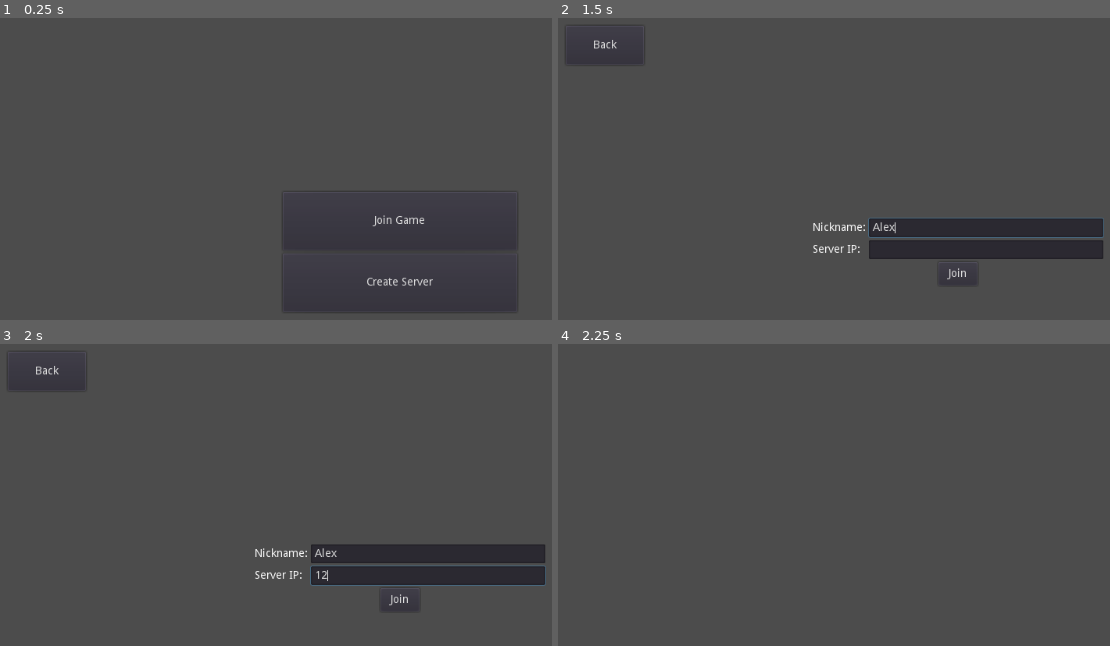
Above: before the commit, frames 1-4 (two rows, left to right).
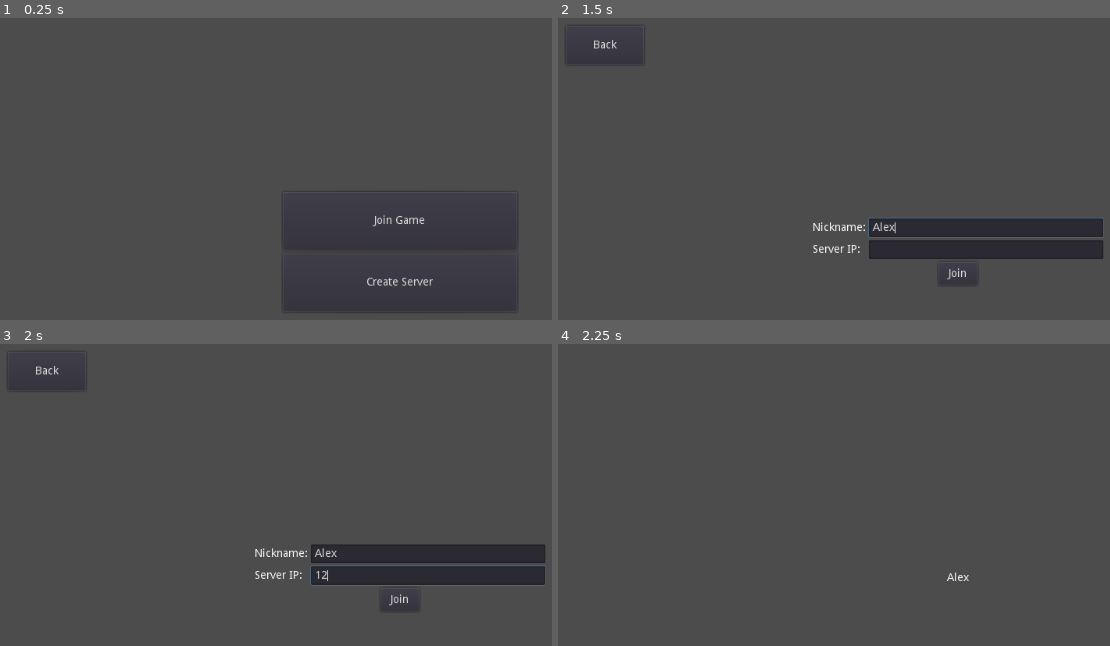
Above: after the commit, the same moments.

Repository: michalbie/Spinningeddon
Game: Godot game, scene res://Scenes/Main.tscn
The game is run twice, just before and just after one commit, with the same random seed, the same clock (stepped at 60 frames per second) and the same inputs.
Inputs (mouse positions are in pixels of both pictures, inside the frame that each line leads up to):
- Up to frame 1 (0.25 s): no input
- Up to frame 2 (1.5 s): click "Join Game" at 0.5 s; click (988, 226) at 1.27 s; type "Alex" at 1.35 s
- Up to frame 3 (2 s): click (430, 576) at 1.5 s; type "12" at 1.58 s
- Up to frame 4 (2.25 s): click "Join" at 2 s

Frames 1-3 are identical in both runs. In frame 4, less than 0.1% of the frame differs, in the area x 70-75%, y 75-79%.

Commit message:
Add unregistering disconnected players
Added unregistering disconnectoed players and removing them from lobby and players dictionary.

Diff:
--- a/Scenes/Lobby/Lobby.gd
+++ b/Scenes/Lobby/Lobby.gd
@@ -6,3 +6,9 @@
 	var new_label = PlayerLabel.instance()
 	get_node("MarginContainer/VBoxContainer").add_child(new_label)
 	new_label.set_text(player_name)
+
+func remove_item(player_name):
+	for c in get_node("MarginContainer/VBoxContainer").get_children():
+		if c.text == player_name:
+			get_node("MarginContainer/VBoxContainer").remove_child(c)
+			break
--- a/Scenes/MainMenu/JoinMenu.gd
+++ b/Scenes/MainMenu/JoinMenu.gd
@@ -11,6 +11,5 @@
 
 func _on_JoinBtn_pressed():
 	LobbyManager.my_name = find_node("PlayerName").text
-	print("In join name: ")
 	LobbyManager.server_ip = find_node("IpAddress").text
 	emit_signal("create_client_pressed")
--- a/Scripts/GameManagement/LobbyManager.gd
+++ b/Scripts/GameManagement/LobbyManager.gd
@@ -19,12 +19,19 @@
 	peer.connect("peer_disconnected", self, "_on_peer_disconnected")
 	create_lobby()
 
+func create_client():
+	var peer = NetworkedMultiplayerENet.new()
+	peer.create_client(server_ip, PORT)
+	get_tree().set_network_peer(peer)
+	peer.connect("peer_connected", self, "_on_peer_connected")
+	peer.connect("peer_disconnected", self, "_on_peer_disconnected")
+	create_lobby()
+
 func _on_peer_connected(id):
 	rpc_id(id, "register_player", my_name)
-	print("My name: " + str(my_name) + " sent by " + str(id))
 
 func _on_peer_disconnected(id):
-	players.erase(id)
+	unregister_player(players[id])
 
 remote func register_player(new_player_name):
 	var id = get_tree().get_rpc_sender_id()
@@ -32,6 +39,7 @@
 	lobby.add_item(new_player_name)
 
 func unregister_player(id):
+	lobby.remove_item(id)
 	players.erase(id)
 
 func create_lobby():
@@ -39,14 +47,7 @@
 	lobby = Lobby.instance()
 	add_child(lobby)
 	get_tree().change_scene_to(lobby)
+	lobby.add_item(my_name)
 
 
 #Client code here v
-
-func create_client():
-	var peer = NetworkedMultiplayerENet.new()
-	peer.create_client(server_ip, PORT)
-	get_tree().set_network_peer(peer)
-	peer.connect("peer_connected", self, "_on_peer_connected")
-	peer.connect("peer_disconnected", self, "_on_peer_disconnected")
-	create_lobby()
